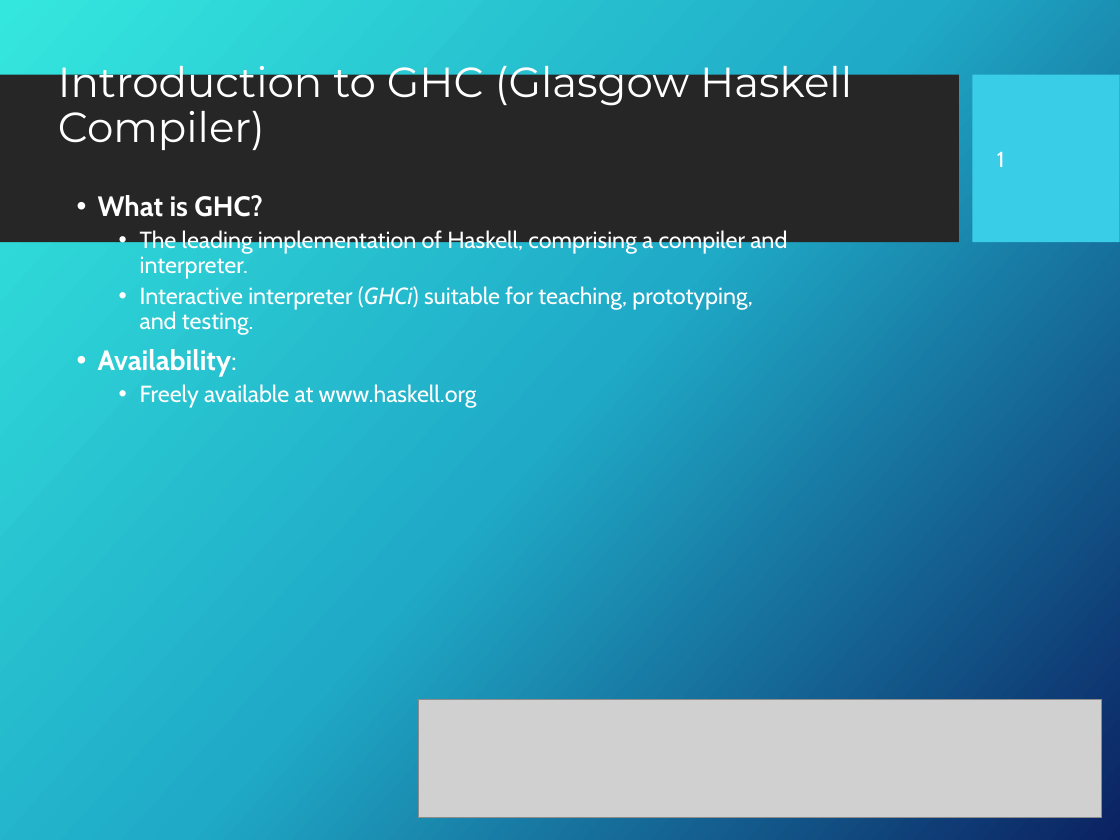
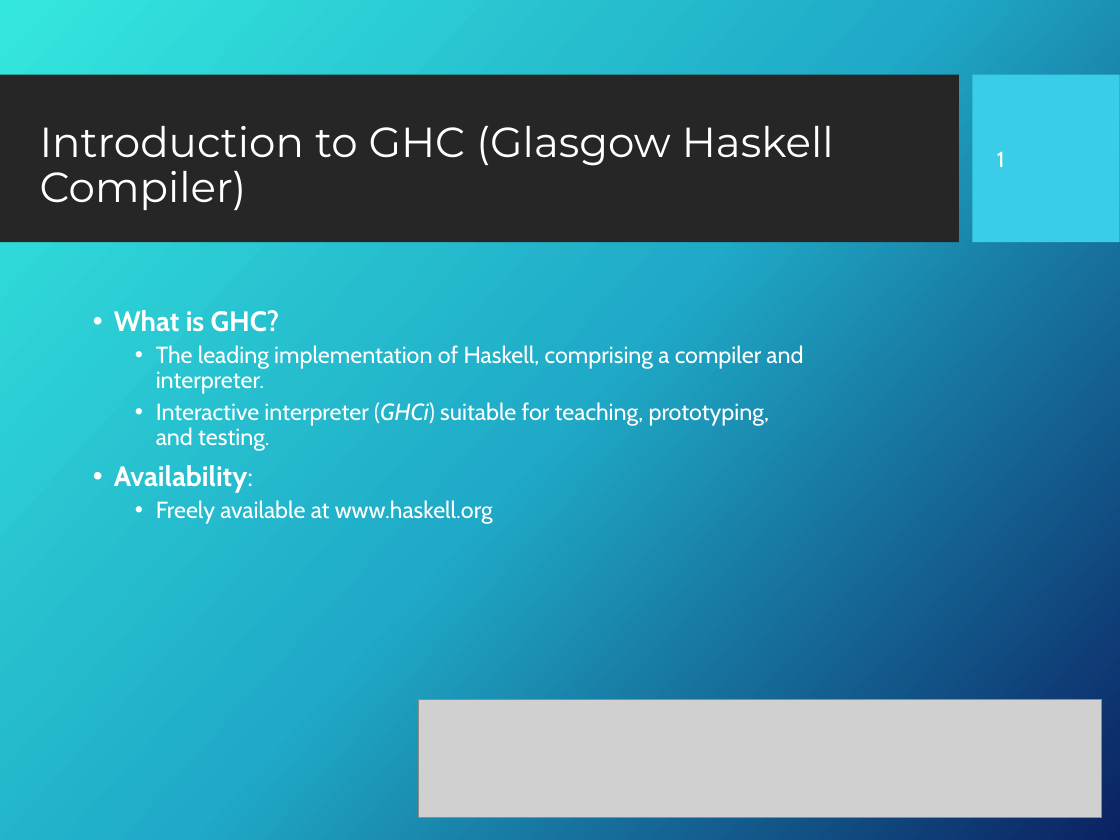
Before and after one commit to Fun-Prog-26/fun-prog-26, a slide deck: slide 2 of topic02-first-steps/unit-02a-lectures/talk-2/b-first-steps.pptx. Drawn at 1120x840 pixels with LibreOffice and Linux fonts; fonts in the diff are those of the drawing; grey boxes stand for pictures; background and template pictures are left out. Boxes give left, top, right and bottom in pixels: in the first picture for what was removed or moved away, otherwise in the second. Text is boxed around its words. In the diff, an @@ line names an element or a change of style, - is before the commit and + after.

```diff
--- a/topic02-first-steps/unit-02a-lectures/talk-2/b-first-steps.pptx
+++ b/topic02-first-steps/unit-02a-lectures/talk-2/b-first-steps.pptx
@@ title "Introduction to GHC (Glasgow Haskell ..." rewrapped from [58, 55, 852, 150] to [40, 126, 834, 210] @@
@@ text "What is GHC?": place and size @@
-text "What is GHC?" at [98, 195, 787, 408]
+text "What is GHC?" at [114, 310, 803, 524]
```
Also in this commit, not shown: 4 other slides changed, 1 slide added, 6 other files.
